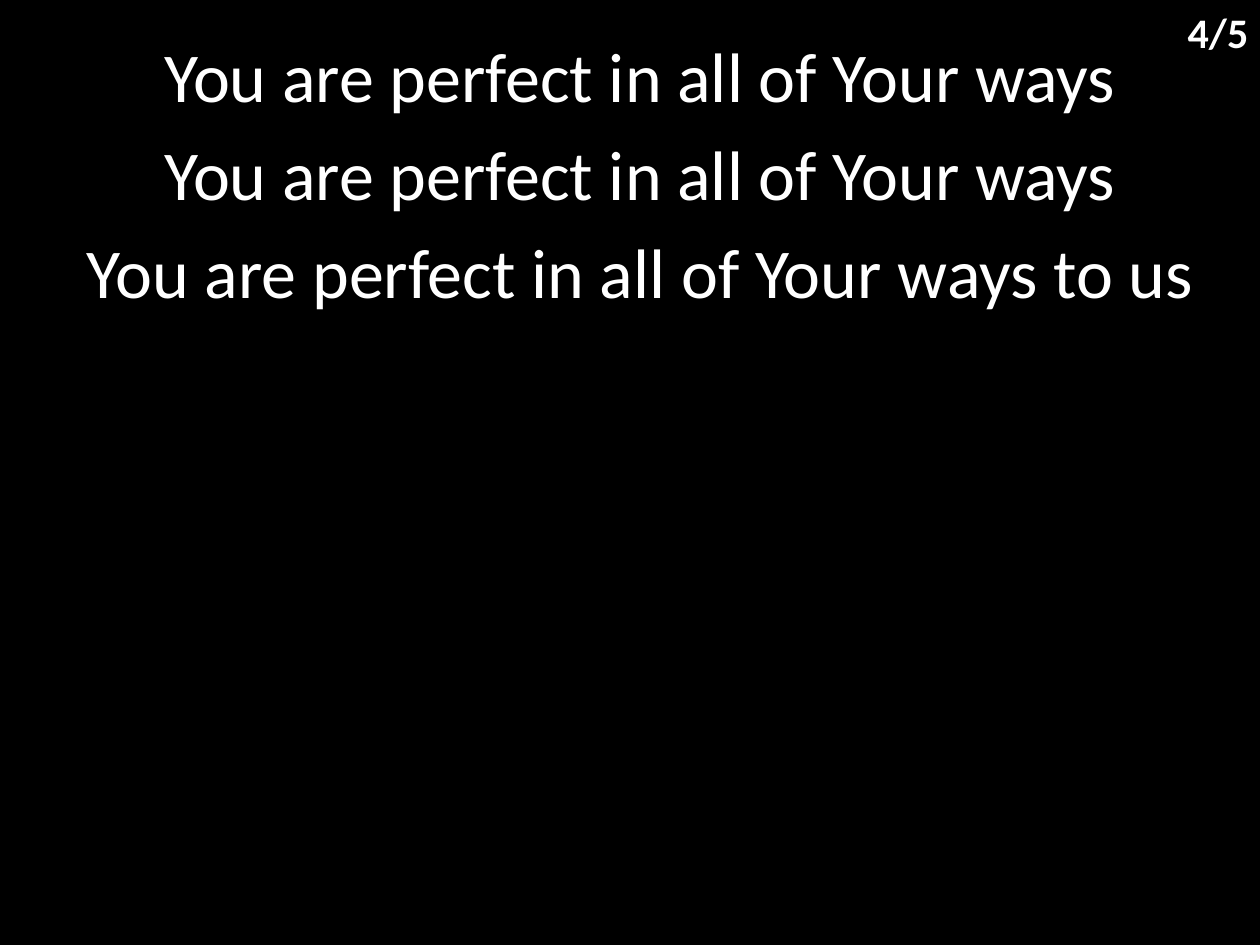
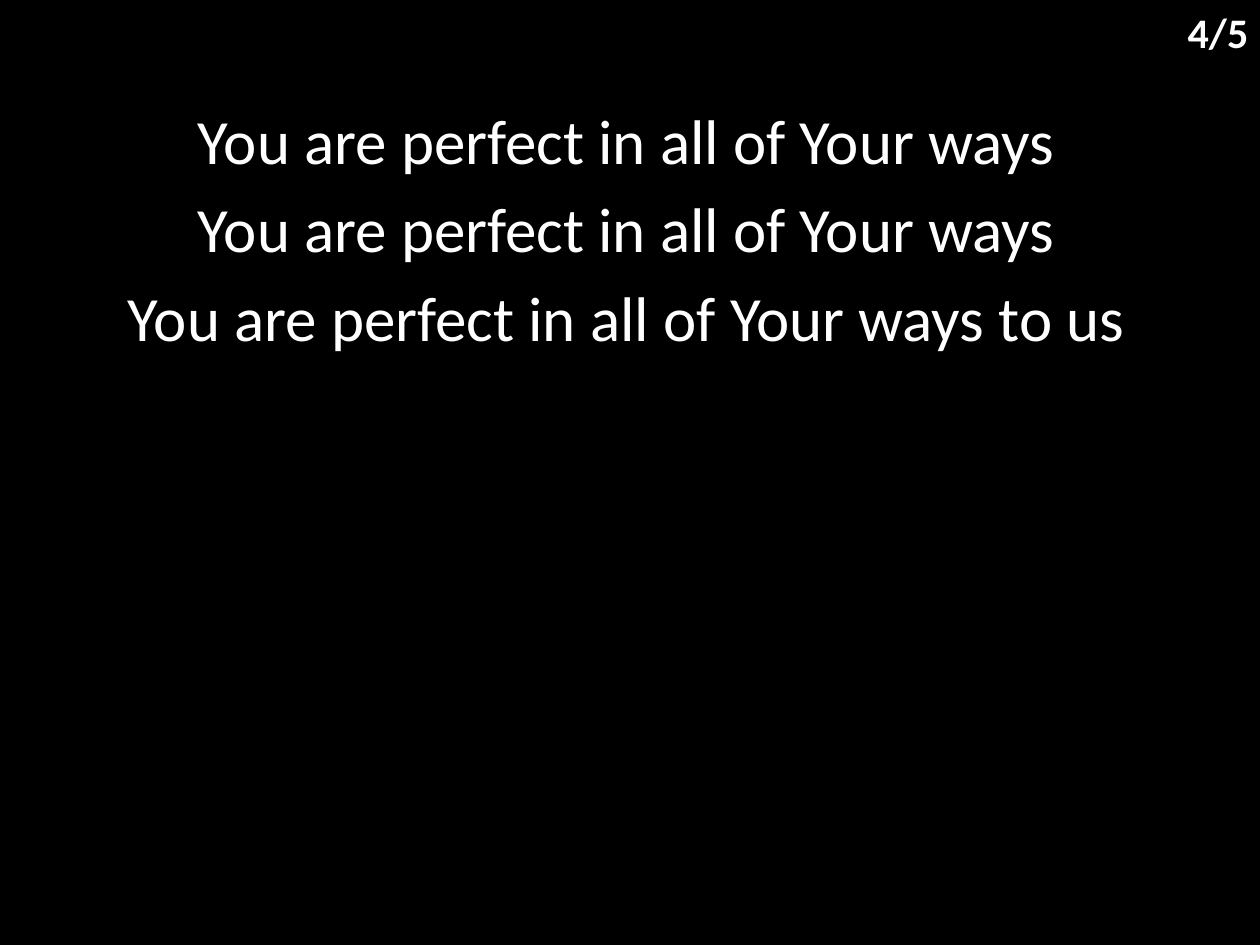
Before and after one commit to hoo-are-ya/worship, a slide deck: slide 5 of docs/songs/good good father.pptx. Drawn at 1260x945 pixels with LibreOffice and Linux fonts; fonts in the diff are those of the drawing. Boxes give left, top, right and bottom in pixels: in the first picture for what was removed or moved away, otherwise in the second. Text is boxed around its words. In the diff, an @@ line names an element or a change of style, - is before the commit and + after.

```diff
--- a/docs/songs/good good father.pptx
+++ b/docs/songs/good good father.pptx
@@ subtitle "You are perfect in all ...": place and size @@
-subtitle "You are perfect in all ..." at (87,53,1193,310)
+subtitle "You are perfect in all ..." at (128,120,1125,351)
@@ subtitle "You are perfect in all ..." at (128,120,1125,351): size 40 to 36 pt @@
```
Also in this commit, not shown: 4 other slides changed, 2 other files.
